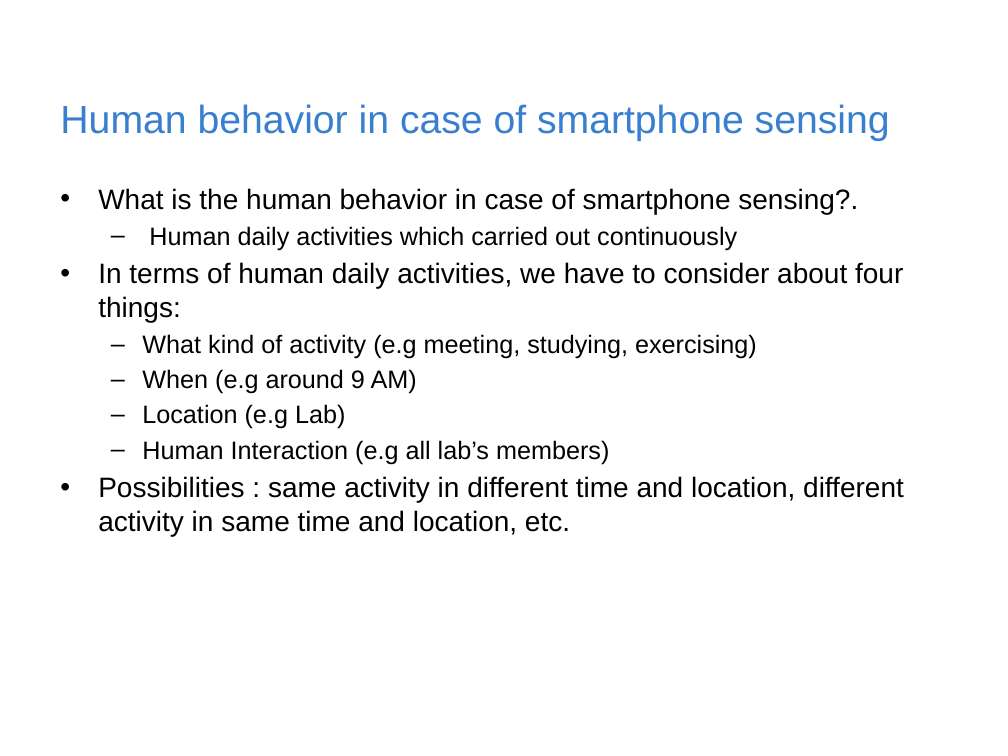
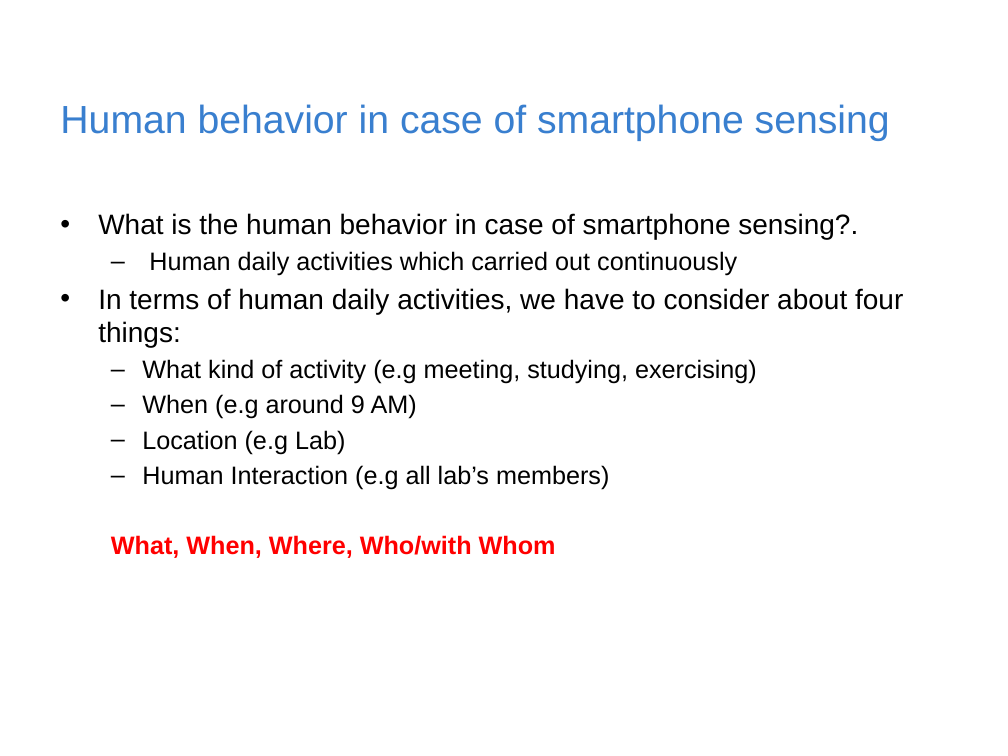
Before and after one commit to rischanlab/MyThesis, a slide deck: slide 6 of Thesis-presentation.pptx. Drawn at 1008x756 pixels with LibreOffice and Linux fonts; fonts in the diff are those of the drawing; background and template pictures are left out. Boxes give left, top, right and bottom in pixels: in the first picture for what was removed or moved away, otherwise in the second. Text is boxed around its words. In the diff, an @@ line names an element or a change of style, - is before the commit and + after.

```diff
--- a/Thesis-presentation.pptx
+++ b/Thesis-presentation.pptx
@@ text "What is the human behavior ...": place and size @@
-text "What is the human behavior ..." at <box>98,188,904,536</box>
+text "What is the human behavior ..." at <box>98,213,903,558</box>
@@ text at <box>111,535,556,558</box>: text changed; size 20 to 18 pt; text colour #000000 to #FF0000; bold on @@
-• Possibilities : same activity in different time and location, different activity in same time and location, etc.
+  What, When, Where, Who/with Whom
```
Also in this commit, not shown: 14 other slides changed, 3 slides added, 3 slides removed, 1 other file.
